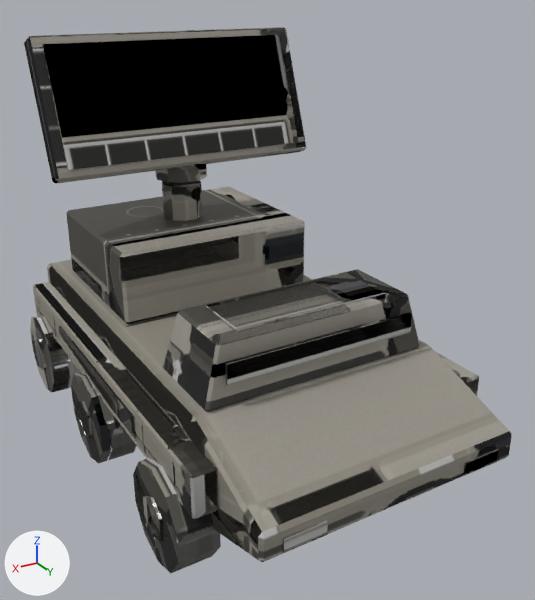
One commit to the FBX model assets/models/ord_oracle/export/ord_oracle.fbx: the scene before it, then after it.
The view is the same before and after, from a 50 mm camera at (5.27, 10.11, 7.22) aimed at (-0.45, 0.57, 2.46). Lighting does not change. The marker at lower left points along +X, +Y and +Z. The picture after the commit comes second. Where no turn or scale is listed for an object, it has been applied to the vertices.

Objects in the first picture: 'base_bar', 'base_glow_head_bar', 'dish_bar', 'dish_glow_running_bar'.
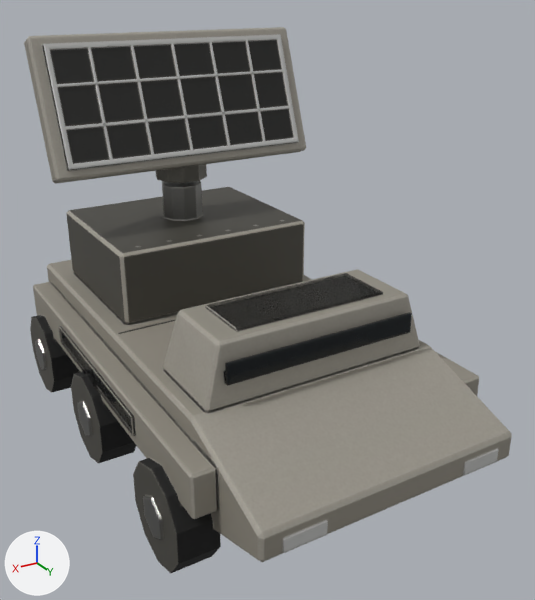
What the commit changed:
me_base_004 has 16 vertices, 12 faces and spans x -1.7..1.7, y 4.44..4.52, z 1.25..1.45.
me_base_004 is used by ob_base_glow_head_bar; location (0.0, 0.0, 0.0).
me_base_004 part 11: texture (UV) coordinates of 12 of 12 faces, centred in x -1.7..1.7, y 4.44..4.52, z 1.25..1.45, changed; they spanned u 0.29..0.99, v 0.1..0.95 and now span u 0.42..0.97, v 0.31..0.99.
me_dish_003 is used by ob_dish_bar; location (0.0, -1.6, 4.4).
me_dish_003 had 60 vertices, 50 faces and spanned x -2.3..2.3, y -0.5..0.5, z -0.3..2.07.
me_dish_003 now has 68 vertices, 56 faces and spans x -2.3..2.3, y -0.5..0.5, z -0.3..2.07.
me_dish_003 part 8: the loose piece of 8 vertices spanning x -1.8..1.8, y -0.43..0.11, z 0.23..1.65 is copied, and the copy is scaled about its middle by (-1.17, -1.27, -1.27), then moved by (0.0, 0.32, 0.12); it spans x -2.1..2.1, y -0.18..0.5, z 0.16..1.96.
me_dish_003 part 9: 50 kept faces spanning x -2.3..2.3, y -0.5..0.5, z -0.3..2.07 get new texture (UV) coordinates.
me_base_003 has 432 vertices, 364 faces and spans x -2.54..2.54, y -3.7..4.5, z 0.0..4.0.
me_base_003 is used by ob_base_bar; location (0.0, 0.0, 0.0).
me_base_003 part 10: 362 kept faces spanning x -2.54..2.54, y -3.7..4.5, z 0.0..4.0 get new texture (UV) coordinates.
me_dish_004 is used by ob_dish_glow_running_bar; location (0.0, -1.6, 4.4).
me_dish_004 had 8 vertices, 6 faces and spanned x -2.1..2.1, y -0.18..0.5, z 0.16..1.96.
me_dish_004 now has 80 vertices, 66 faces and spans x -2.1..2.1, y -0.15..0.52, z 0.17..1.96.
me_dish_004 part 1: the loose piece of 8 vertices spanning x -2.1..2.1, y -0.18..0.5, z 0.16..1.96 is copied, and the copy is scaled about its middle by (-0.00952, -0.915, -0.916), then moved by (-1.4, 0.02, 0.01); it spans x -1.42..-1.38, y -0.12..0.49, z 0.25..1.89.
me_dish_004 part 2: the loose piece of 8 vertices spanning x -2.1..2.1, y -0.18..0.5, z 0.16..1.96 is copied, and the copy is scaled about its middle by (-0.00952, -0.915, -0.916), then moved by (-0.7, 0.02, 0.01); it spans x -0.72..-0.68, y -0.12..0.49, z 0.25..1.89.
me_dish_004 part 3: the loose piece of 8 vertices spanning x -2.1..2.1, y -0.18..0.5, z 0.16..1.96 is copied, and the copy is scaled about its middle by (-0.00952, -0.915, -0.916), then moved by (0.0, 0.02, 0.01); it spans x -0.02..0.02, y -0.12..0.49, z 0.25..1.89.
me_dish_004 part 4: the loose piece of 8 vertices spanning x -2.1..2.1, y -0.18..0.5, z 0.16..1.96 is copied, and the copy is scaled about its middle by (-0.00952, -0.915, -0.916), then moved by (0.7, 0.02, 0.01); it spans x 0.68..0.72, y -0.12..0.49, z 0.25..1.89.
me_dish_004 part 5: the loose piece of 8 vertices spanning x -2.1..2.1, y -0.18..0.5, z 0.16..1.96 is copied, and the copy is scaled about its middle by (-0.00952, -0.915, -0.916), then moved by (1.4, 0.02, 0.01); it spans x 1.38..1.42, y -0.12..0.49, z 0.25..1.89.
me_dish_004 part 6: 4 vertices moved from x -2.1..2.1, y -0.18..0.47, z 0.16..1.95 to x -2.1..2.1, y -0.13..0.52, z 0.18..1.96; 32 vertices added at x -2.1..2.1, y -0.12..0.49, z 0.25..1.89.
me_dish_004 part 7: 2 kept faces spanning x -2.1..2.1, y -0.15..0.52, z 0.17..1.96 get new texture (UV) coordinates.

Boxes (x1, y1, x2, y2) around the edits, measured in the pictures (535 x 600 px):
'dish_glow_running_bar', reshaped
    before: (43, 35, 298, 170)
    after: (43, 34, 299, 170)
part 1 of me_dish_004, added
    after: (245, 40, 265, 141)
part 2 of me_dish_004, added
    after: (209, 42, 230, 146)
part 3 of me_dish_004, added
    after: (171, 44, 193, 150)
part 4 of me_dish_004, added
    after: (131, 45, 154, 155)
part 5 of me_dish_004, added
    after: (88, 47, 113, 159)
part 6 of me_dish_004, built on
    before: (43, 35, 287, 168)
    after: (43, 34, 299, 170)
part 7 of me_dish_004, surface changed
    before: (72, 142, 295, 170)
    after: (71, 142, 294, 170)
part 8 of me_dish_003, added
    after: (43, 39, 295, 170)
part 9 of me_dish_003, surface changed
    both: (24, 27, 306, 184)
part 10 of me_base_003, surface changed
    both: (30, 181, 512, 573)
part 11 of me_base_004, surface changed
    both: (283, 449, 499, 553)
